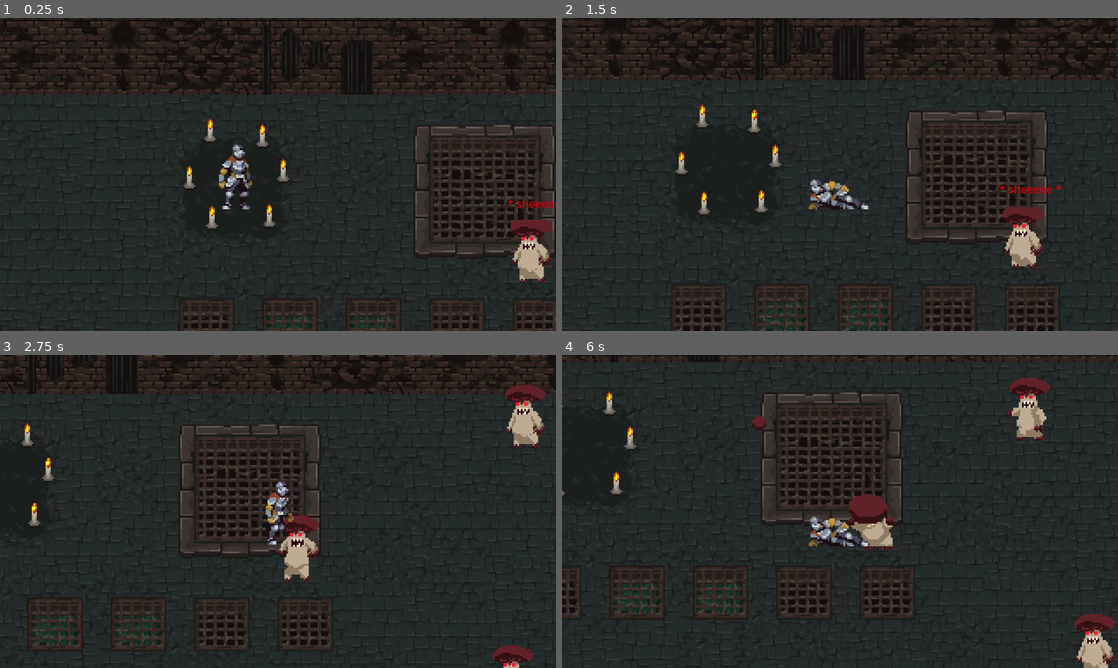
Above: before the commit, frames 1-4 (two rows, left to right).
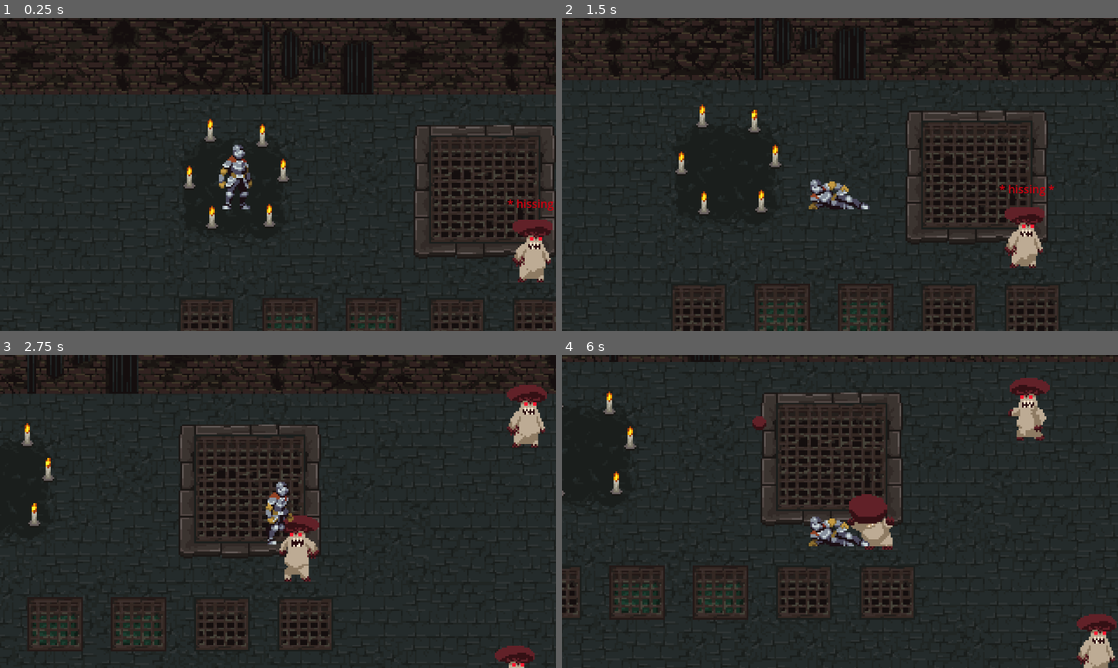
Above: after the commit, the same moments.

Repository: banyaroo26/dungeon-prototype
Game: Godot game, scene res://world.tscn
The game is run twice, just before and just after one commit, with the same random seed, the same clock (stepped at 60 frames per second) and the same inputs.
Inputs (mouse positions are in pixels of both pictures, inside the frame that each line leads up to):
- Up to frame 1 (0.25 s): no input
- Up to frame 2 (1.5 s): move the mouse to (962, 158) at 0.52 s; hold D (right) 0.53-1.28 s; click (962, 158) at 0.6 s; move the mouse to (728, 190) at 1.27 s; hold S (down) from 1.28 s (still down); tap Shift (slide) at 1.35 s
- Up to frame 3 (2.75 s): move the mouse to (333, 442) at 2.02 s; release S (down) at 2.03 s; hold D (right) from 2.03 s (still down); click (333, 442) at 2.1 s
- Up to frame 4 (6 s): move the mouse to (812, 574) at 2.77 s; release D (right) at 2.78 s; hold W (up) 2.78-3.53 s; tap Shift (slide) at 2.85, 4.35, 5.85 s; move the mouse to (1006, 558) at 3.52 s; hold A (left) 3.53-5.03 s; click (1006, 558) at 3.6 s; move the mouse to (673, 464) at 4.27 s; move the mouse to (867, 511) at 5.02 s; hold S (down) 5.03-5.78 s; click (867, 511) at 5.1 s; move the mouse to (756, 433) at 5.77 s; hold D (right) from 5.78 s (still down)

The runs differ from the first frame. In frame 1, 0.6% of the frame differs, in the area x 91-100%, y 58-85%; in frame 2, 0.7%; in frame 3, 0.7%, in the area x 88-99%, y 9-100%; in frame 4, 0.5%.

Commit message:
modifies readme; adds random flipping on enemy spawn

Diff:
--- a/Scripts/enemy.gd
+++ b/Scripts/enemy.gd
@@ -1,6 +1,5 @@
 class_name Enemy extends Character
 
-@onready var ray_cast = get_node("RayCast2D")
 var player
 var player_position
 var target_position
@@ -69,7 +68,10 @@
 	dialogue_wait_timer.wait_time = 5.0
 	dialogue_wait_timer.timeout.connect(_on_dialogue_wait_timer_timeout)
 	# randomize whether enemy will facing left or right on spawn
-	flipLeft()
+	if(rnd.randi_range(0,1) == 0):
+		flipLeft()
+	else:
+		flipRight()
 
 func _process(delta):
 	super._process(delta)
Not shown, changed: README.MD
